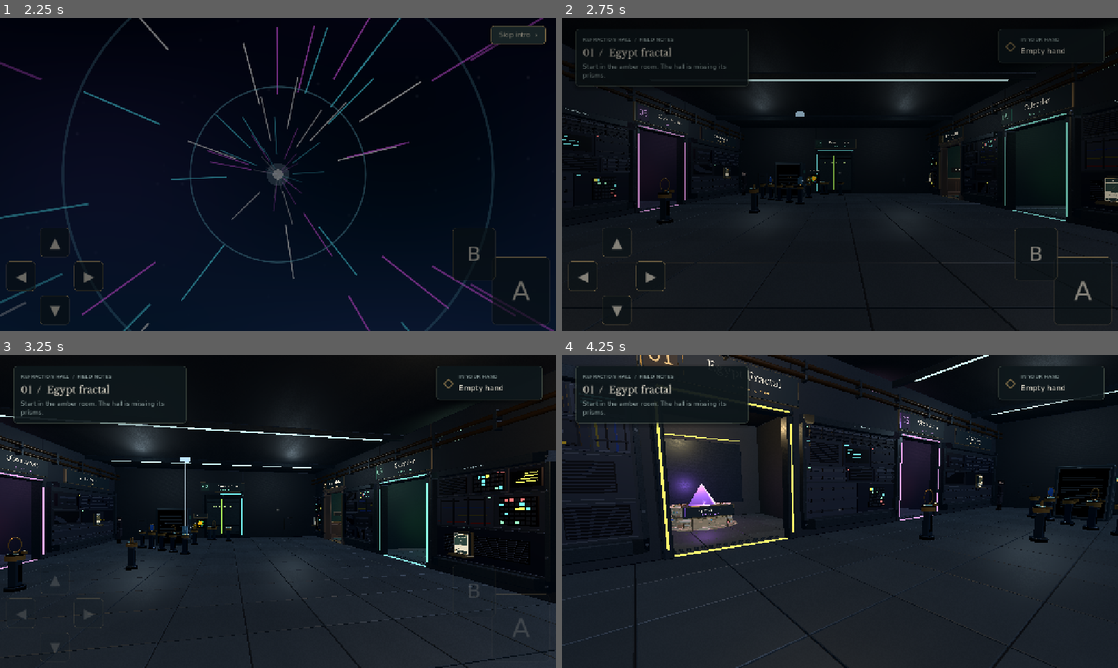
Above: before the commit, frames 1-4 (two rows, left to right).
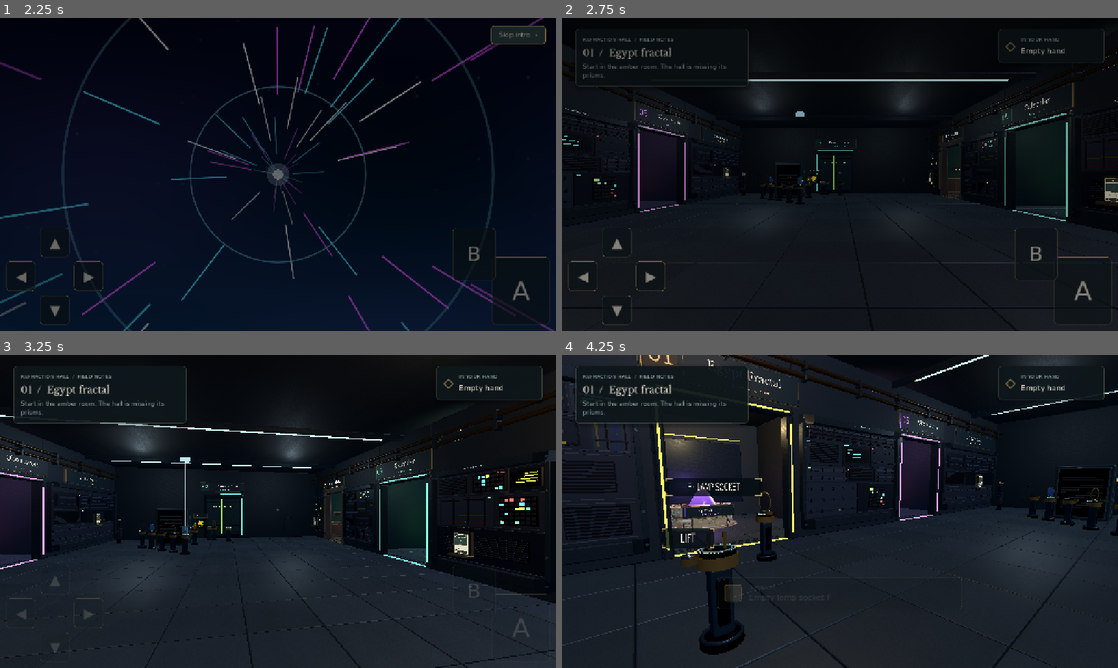
Above: after the commit, the same moments.

Repository: amberwhitehead/pass-the-game
Game: Godot game, scene res://scenes/title/title.tscn
Two runs of this game, one before a commit and one after it. Both use one fixed random seed, a clock stepped at 60 frames per second and the inputs below.
Inputs (mouse positions are in pixels of both pictures, inside the frame that each line leads up to):
- Up to frame 1 (2.25 s): click "New game" at 0.5 s; click "Skip intro ›" at 1.25 s; click "Skip intro ›" at 2 s
- Up to frame 2 (2.75 s): no input
- Up to frame 3 (3.25 s): tap Enter at 2.75 s; move the mouse to (400, 495) at 2.77 s; hold Right (move_right) from 2.78 s (still down); hold E (interact) from 2.78 s (still down); click (400, 495) at 2.92 s; tap Space (jump) at 3.02 s
- Up to frame 4 (4.25 s): tap Space (jump) at 3.32, 3.77, 4.07 s; move the mouse to (812, 511) at 3.52 s; release Right (move_right) at 3.53 s; release E (interact) at 3.53 s; hold W (move_up) from 3.53 s (still down); tap Enter at 3.6 s; click (812, 511) at 3.67 s

Frame 1 is identical in both runs. In frame 2, 0.2% of the frame differs, in the area x 17-36%, y 51-66%; in frame 3, 0.4%; in frame 4, 3.3%, in the area x 18-89%, y 39-96%.

Commit message:
Revisit playtest fixes: the beam enters Egypt's room, Fuse within reach
- The sun disc moves inside Egypt's room, on its east wall. Lamp socket F and
  lens mount N now line up with it through the doorway, and the optics model
  lets a beam carry on into that room.
- Fuse naps on the floor in the relay cabinet's warm exhaust instead of on
  top of it, out of reach. A test now finds him (and the tray) through the
  player's own targeting.
- The "From 1955" tray sits on the Workshop platform's tabletop; the
  TV-and-cat trophy is gone.
- The Engineer's hall lines change after the Workshop is won.

Co-Authored-By: Claude Opus 5.5 <noreply@anthropic.com>

Diff:
--- a/godot/autoload/minigames.gd
+++ b/godot/autoload/minigames.gd
@@ -19,8 +19,7 @@
 		"trophy": "res://minigames/newton/newton_trophy.gd"},
 	"turing": {"title": "Roman Flow", "scene": "res://minigames/turing/turing.tscn",
 		"trophy": "res://minigames/turing/aqueduct.gd"},
-	"workshop": {"title": "The Engineer's Workshop", "scene": "res://minigames/workshop/workshop.tscn",
-		"trophy": "res://minigames/workshop/workshop_trophy.gd"},
+	"workshop": {"title": "The Engineer's Workshop", "scene": "res://minigames/workshop/workshop.tscn"},
 	# The secret room's arcade cabinet: never won, so it adds no progress.
 	"arcade": {"title": "CHRONO RAIDER", "scene": "res://minigames/arcade/arcade.tscn"},
 }
--- a/godot/minigames/workshop/channels.gd
+++ b/godot/minigames/workshop/channels.gd
@@ -124,7 +124,7 @@
 			draw_circle(head + Vector2(x, 2), 3.0, Ink.OUTLINE)
 
 
-## The hall, blue and dim, and Fuse asleep on top of a warm relay cabinet.
+## The hall, blue and dim, and Fuse asleep on the floor in a relay cabinet's warm exhaust.
 class HallNap extends ChannelScene:
 	var _cat: Node2D
 
@@ -137,7 +137,7 @@
 		_cat.pose = "sleep"
 		_cat.lid = true
 		_cat.yarn = true
-		_cat.position = Vector2(1020, 430)
+		_cat.position = Vector2(1300, 760)
 		_cat.scale = Vector2(1.4, 1.4)
 		add_child(_cat)
 
@@ -155,9 +155,11 @@
 			draw_circle(Vector2(890 + k * 50, 640), 7, [Color("ff6a4a"), Color("6aff9a"), Color("ffd84a")][k % 3].darkened(0.2 if int(t * 3.0 + k) % 2 == 0 else 0.6))
 		# A green beam far behind, for scale.
 		draw_line(Vector2(380, 330), Vector2(1680, 300), Color(0.2, 1, 0.47, 0.35), 5.0)
-		# Warm air rising off the cabinet.
+		# Warm air blowing out of the cabinet's side vent, over the cat.
+		for k in 4:
+			Ink.line(self, PackedVector2Array([Vector2(1200, 600 + k * 22), Vector2(1240, 600 + k * 22)]), Color("1e2c30"), 4.0, 730 + k)
 		for k in 4:
 			var ph := fmod(t * 0.5 + k * 0.25, 1.0)
-			var x := 880.0 + k * 90.0
-			Ink.line(self, PackedVector2Array([Vector2(x, 430 - ph * 120), Vector2(x + 10, 400 - ph * 120), Vector2(x, 370 - ph * 120)]),
+			var y := 610.0 + k * 22.0
+			Ink.line(self, PackedVector2Array([Vector2(1210 + ph * 140, y), Vector2(1240 + ph * 140, y - 10), Vector2(1270 + ph * 140, y)]),
 				Color(1, 0.8, 0.5, 0.35 * (1.0 - ph)), 3.0, 720 + k)
--- a/godot/minigames/workshop/workshop_trophy.gd
+++ /dev/null
@@ -1,77 +0,0 @@
-extends Node3D
-## What the Workshop leaves on its platform once won: the Futurescope, still glowing, and
-## Fuse sitting in his box. Units are the platform model's (surface at y = 0).
-
-const Geometry := preload("res://scenes/escape/hub_geometry.gd")
-
-
-static func build(_result: Dictionary) -> Node3D:
-	var t := new()
-	t._make()
-	t.scale = Vector3.ONE * 2.2
-	return t
-
-
-func _make() -> void:
-	var wood := Geometry.material(Color("8b5a36"))
-	var dark := Geometry.material(Color("2a2622"))
-	var chrome := Geometry.material(Color("c7cfd0"), 0.8)
-	var screen := Geometry.material(Color("5fc8c0"), 0.0, 0.7)
-	var cardboard := Geometry.material(Color("c49a62"))
-	var ginger := Geometry.material(Color("d9833a"))
-	# The Futurescope.
-	var tv := Node3D.new()
-	tv.position = Vector3(-0.32, 0, 0)
-	tv.rotation.y = 0.25
-	add_child(tv)
-	Geometry.box(tv, Vector3(0, 0.3, 0), Vector3(0.72, 0.56, 0.46), wood)
-	Geometry.box(tv, Vector3(-0.07, 0.31, 0.225), Vector3(0.5, 0.4, 0.02), dark)
-	Geometry.box(tv, Vector3(-0.07, 0.31, 0.24), Vector3(0.44, 0.33, 0.02), screen)
-	for k in 2:
-		Geometry.box(tv, Vector3(0.27, 0.42 - k * 0.14, 0.235), Vector3(0.08, 0.08, 0.03), chrome)
-	for side in [-1.0, 1.0]:
-		var ear := Geometry.box(tv, Vector3(side * 0.12, 0.76, 0), Vector3(0.02, 0.42, 0.02), chrome)
-		ear.rotation.z = side * -0.45
-	var glow := OmniLight3D.new()
-	glow.light_color = Color("8fe8e0")
-	glow.light_energy = 0.6
-	glow.omni_range = 1.2
-	glow.position = Vector3(-0.07, 0.31, 0.5)
-	tv.add_child(glow)
-	# Fuse in his box.
-	var box := Node3D.new()
-	box.position = Vector3(0.42, 0, 0.12)
-	box.rotation.y = -0.3
-	add_child(box)
-	Geometry.box(box, Vector3(0, 0.17, 0), Vector3(0.42, 0.34, 0.42), cardboard)
-	for side in [-1.0, 1.0]:
-		var flap := Geometry.box(box, Vector3(side * 0.27, 0.36, 0), Vector3(0.16, 0.02, 0.4), cardboard)
-		flap.rotation.z = side * 0.6
-	var head := MeshInstance3D.new()
-	var sphere := SphereMesh.new()
-	sphere.radius = 0.15
-	sphere.height = 0.27
-	head.mesh = sphere
-	head.material_override = ginger
-	head.position = Vector3(0, 0.42, 0.04)
-	box.add_child(head)
-	for side in [-1.0, 1.0]:
-		var ear := MeshInstance3D.new()
-		var prism := PrismMesh.new()
-		prism.size = Vector3(0.09, 0.11, 0.04)
-		ear.mesh = prism
-		ear.material_override = ginger
-		ear.position = Vector3(side * 0.08, 0.56, 0.04)
-		ear.rotation.z = side * -0.25
-		box.add_child(ear)
-	# The sardine-tin lid, still on his ear.
-	var lid := MeshInstance3D.new()
-	var disc := CylinderMesh.new()
-	disc.top_radius = 0.06
-	disc.bottom_radius = 0.06
-	disc.height = 0.01
-	lid.mesh = disc
-	lid.material_override = chrome
-	lid.position = Vector3(0.1, 0.62, 0.04)
-	lid.rotation.z = -0.6
-	box.add_child(lid)
--- a/godot/scenes/escape/optics_controller.gd
+++ b/godot/scenes/escape/optics_controller.gd
@@ -62,6 +62,7 @@
 	add_child(_lamp_beams)
 	sun_disc = SunDisc.new()
 	sun_disc.position = Model.world(Model.SUN_DISC, 0)
+	sun_disc.rotation.y = -PI / 2.0   # On Egypt's east wall, facing west into the room.
 	add_child(sun_disc)
 	aiming = Aiming.new()
 	aiming.name = "Aiming"
@@ -206,7 +207,7 @@
 	if lamp_result.get("won", false) and not bool(Game.get_flag("egypt_sun_restored", false)):
 		TimeLink.fix("egypt_dark")
 		Sound.play_at("receiver", Model.world(Model.SUN_DISC), self)
-		message.emit("Sunlight! The disc by Egypt's door blazes gold.")
+		message.emit("Sunlight pours through Egypt's doorway. The sun disc blazes gold.")
 		sun_restored.emit()
 	changed.emit()
 
--- a/godot/scenes/escape/optics_model.gd
+++ b/godot/scenes/escape/optics_model.gd
@@ -3,16 +3,23 @@
 ## portable prisms always turn left or right by exactly ninety degrees.
 ##
 ## A second, later light: the 1955 flashlight (sent through the Workshop's ring) fits the
-## lamp socket F. Its own beam is traced separately and only counts at the sun disc by
-## Egypt's doorway, which wants sunlight: yellow. It never opens Door 2.
+## lamp socket F. Its own beam is traced separately and only counts at the sun disc on
+## the east wall inside Egypt's room, through its doorway; the disc wants sunlight:
+## yellow. It never opens Door 2. F, N and the disc lie on one line through the doorway.
 
 const SOURCE := Vector2.ZERO
 const RECEIVER := Vector2(10, 0)
 const SOCKETS := {"A": Vector2(2, 2), "B": Vector2(7, -3), "C": Vector2(4, 4), "D": Vector2(9, -1)}
-const MOUNTS := {"J": Vector2(5, 0), "K": Vector2(3, 3), "L": Vector2(1, 1), "M": Vector2(8.5, -1.5), "N": Vector2(-7, 5)}
+const SUN_DISC := Vector2(-9.2, 12.85)            ## Inside Egypt's room, on its east wall.
+const EGYPT_DOOR := Vector2(-11.8, 8.7222222)      ## Where the line crosses Egypt's doorway.
+const MOUNTS := {"J": Vector2(5, 0), "K": Vector2(3, 3), "L": Vector2(1, 1), "M": Vector2(8.5, -1.5),
+	"N": EGYPT_DOOR - (SUN_DISC - EGYPT_DOOR) * 0.5}
 const LAMP_SOCKET := "F"
-const LAMP := Vector2(-4, 2)
-const SUN_DISC := Vector2(-10.6, 8.6)
+const LAMP := EGYPT_DOOR - (SUN_DISC - EGYPT_DOOR) * 1.3
+## Egypt's room (beyond the hall's north wall) and the span of its doorway, in model units:
+## a beam leaving the hall through the doorway carries on inside the room.
+const EGYPT_ROOM := Rect2(-17.5, 8.7222222, 8.4, 8.6)
+const EGYPT_DOORWAY := Vector2(-15.3, -11.3)
 const SUN_COLOR := 1   ## Yellow.
 const OBSTACLE := Rect2(4.8, 0.6, 2.4, 2.6)
 const WORLD_SCALE := 0.72
@@ -189,10 +196,22 @@
 
 
 func _room_distance(origin: Vector2, direction: Vector2) -> float:
+	var inside_egypt := EGYPT_ROOM.has_point(origin) and origin.y > ROOM.end.y + 0.001
+	var distance := _rect_exit(origin, direction, EGYPT_ROOM if inside_egypt else ROOM)
+	if not inside_egypt and direction.y > 0.0001:
+		var exit := origin + direction * distance
+		if absf(exit.y - ROOM.end.y) < 0.01 and exit.x > EGYPT_DOORWAY.x and exit.x < EGYPT_DOORWAY.y:
+			# Through Egypt's doorway: on to that room's far walls.
+			var through := EGYPT_ROOM.merge(Rect2(exit.x, ROOM.position.y, 0, ROOM.size.y)).expand(origin)
+			distance = _rect_exit(origin, direction, through)
+	return distance
+
+
+func _rect_exit(origin: Vector2, direction: Vector2, box: Rect2) -> float:
 	var distance := 100.0
 	for axis in 2:
 		if absf(direction[axis]) > 0.0001:
-			var edge: float = ROOM.end[axis] if direction[axis] > 0 else ROOM.position[axis]
+			var edge: float = box.end[axis] if direction[axis] > 0 else box.position[axis]
 			var candidate := (edge - origin[axis]) / direction[axis]
 			if candidate > 0.01:
 				distance = minf(distance, candidate)
--- a/godot/scenes/escape/revisits.gd
+++ b/godot/scenes/escape/revisits.gd
@@ -4,10 +4,12 @@
 ##
 ##  - The ring tray: where things sent from the Engineer's 1955 workshop arrive, beside
 ##    the Workshop's portal ring. A carry slot, kept in step with TimeLink's tray flag.
-##  - Fuse: after the Workshop is won, the cat wanders out of the ring and naps on the
-##    warm optical relay cabinet. Petting him finds a card in his fur (a bonus card).
+##  - Fuse: after the Workshop is won, the cat wanders out of the ring and naps in the
+##    warm air behind the optical relay cabinet. Petting him finds a bonus card in his fur.
 ##  - Egypt's lost sun: after the Workshop is won, Egypt's room goes dark until the
-##    flashlight's yellow beam reaches the sun disc by its door (see optics_model.gd).
+##    flashlight's yellow beam, through its doorway, reaches the sun disc on its east
+##    wall (see optics_model.gd).
+##  - The Engineer's lines in the hall follow along.
 ##    Then the Egyptian's thanks, the Sun Scarab card, waits at the disc.
 ##
 ## room.gd adds this node and calls configure(); everything else happens here.
@@ -29,13 +31,15 @@
 var scarab: Interactable
 var _inventory: Node
 var _egyptian: Node
+var _engineer: Node
 var _egypt_lights := {}   ## OmniLight3D -> its normal energy
 var _darkness: MeshInstance3D   ## A shadow volume over Egypt's room while its sun is out.
 
 
-func configure(inventory: Node, workshop_station: Node3D, egyptian: Node) -> void:
+func configure(inventory: Node, workshop_station: Node3D, egyptian: Node, engineer: Node = null) -> void:
 	_inventory = inventory
 	_egyptian = egyptian
+	_engineer = engineer
 	name = "Revisits"
 	_build_tray(workshop_station)
 	MiniGames.ended.connect(func(_id: String, _r: Dictionary): refresh())
@@ -57,6 +61,7 @@
 		tray.set_item(TimeLink.tray_item())
 	_refresh_cat()
 	_refresh_egypt()
+	_refresh_engineer()
 
 
 # --- the ring tray ----------------------------------------------------------------------
@@ -66,8 +71,11 @@
 	tray.name = "RingTray"
 	add_child(tray)
 	tray.configure(_inventory, TimeLink.tray_item(), "any", "From 1955")
-	# On the floor in front of the platform, to the left: under the ring, in reach.
-	tray.global_transform = station.global_transform.translated_local(Vector3(-1.05, 0, 0.55))
+	# On the platform's tabletop, at its front edge, under the ring.
+	var top := station.get_node_or_null("Platform")
+	var height: float = top.global_position.y if top else 0.8
+	tray.global_transform = station.global_transform.translated_local(Vector3(0, 0, 0.5))
+	tray.global_position.y = height
 	tray.changed.connect(func(item: String): TimeLink.set_tray_item(item))
 	tray.message.connect(func(text: String): message.emit(text))
 
@@ -80,9 +88,10 @@
 		cat = HallCat.new()
 		cat.name = "Fuse"
 		add_child(cat)
-		var engine_top := Model.world(Model.OBSTACLE.get_center(), 2.4)
-		cat.global_position = engine_top + Vector3(-0.2, 0, 0.3)
-		cat.rotation.y = PI - 0.4   # Facing back into the hall.
+		# On the floor behind the relay cabinet, in its warm exhaust: in reach, out of the way.
+		var engine := Model.world(Model.OBSTACLE.get_center(), 0)
+		cat.global_position = engine + Vector3(0.3, 0, -1.35)
+		cat.rotation.y = PI * 0.75
 		cat.petted.connect(_on_cat_petted)
 	elif not loose and cat != null:
 		cat.queue_free()
@@ -96,6 +105,24 @@
 		message.emit("Fuse rolls over. A card was stuck in his fur: Fuse joins your deck. Take it to Older Brother.")
 	else:
 		message.emit("Fuse purrs, and doesn't open his eyes.")
+
+
+# --- the Engineer ----------------------------------------------------------------------
+
+func _refresh_engineer() -> void:
+	if _engineer == null or not Game.completed_minigames.has("workshop"):
+		return
+	var lines: Array[String] = []
+	if TimeLink.is_active("fuse_loose"):
+		lines.append("Fuse slipped out through the ring. Ginger, lid on one ear. He likes warm machinery.")
+	else:
+		lines.append("You found Fuse! He's taken to the hall, apparently. Very modern of him.")
+	if TimeLink.is_active("egypt_dark"):
+		lines.append("The Futurescope picks up other rooms now. Come through and have a look.")
+	elif bool(Game.get_flag("egypt_sun_restored", false)):
+		lines.append("Sunlight from my flashlight! I always said it had a good beam.")
+	_engineer.lines.assign(lines)
+	_engineer.lines_repeat.assign(lines)
 
 
 # --- Egypt's sun ------------------------------------------------------------------------
@@ -129,8 +156,8 @@
 		scarab.name = "ScarabCard"
 		scarab.configure("scarab")
 		add_child(scarab)
-		scarab.global_position = Model.world(Model.SUN_DISC, 0.7) + Vector3(0.75, 0, 0.35)
-		scarab.rotation.y = 0.0
+		scarab.global_position = Model.world(Model.SUN_DISC, 0.5) + Vector3(-0.1, 0, 0.75)
+		scarab.rotation.y = -PI / 2.0
 		scarab.message.connect(func(text: String): message.emit(text))
 
 
--- a/godot/scenes/escape/sun_disc.gd
+++ b/godot/scenes/escape/sun_disc.gd
@@ -1,6 +1,5 @@
 extends Node3D
-## The sun disc beside Egypt's doorway: a bronze disc on the hall's north wall that
-## wants sunlight. Dark until the 1955 flashlight's beam reaches it through the yellow
+## The sun disc inside Egypt's room, on its east wall: a bronze disc that wants sunlight. Dark until the 1955 flashlight's beam reaches it through the yellow
 ## lens; then it blazes, and Egypt's room has its light back (autoload/time_link.gd).
 
 const Geometry := preload("res://scenes/escape/hub_geometry.gd")
--- a/godot/scenes/room/room.gd
+++ b/godot/scenes/room/room.gd
@@ -54,7 +54,7 @@
 	# Changes in the hall after other rooms are won; see docs/INTERCONNECTION.md.
 	revisits = Revisits.new()
 	add_child(revisits)
-	revisits.configure(inventory, $Challenge1, $Egyptian)
+	revisits.configure(inventory, $Challenge1, $Egyptian, $Engineer)
 	revisits.message.connect(hud.notify)
 	optics.sun_restored.connect(revisits.refresh)
 	var secret := SecretRoom.new()
--- a/godot/tests/revisits_test.gd
+++ b/godot/tests/revisits_test.gd
@@ -45,7 +45,8 @@
 	_expect(egypt_light and egypt_light.light_energy < full * 0.5, "Egypt's room has gone dark")
 	_expect(revisits.cat != null, "Fuse naps in the hall")
 
-	# Fuse.
+	# Fuse, reached the way a player would: standing near him and looking at him.
+	_expect(await _targets(revisits.cat), "Standing by Fuse and looking at him, E would pet him")
 	revisits.cat.interact(null)
 	_expect("fuse" in _game.collected_cards and not TimeLink.is_active("fuse_loose"), "Petting Fuse finds the Fuse card")
 	_expect(Progression.owned(_game.collected_cards).is_empty(), "The bonus card isn't counted among the hall's five")
@@ -75,6 +76,7 @@
 	revisits = _room.revisits
 	var hand: Node = _room.inventory
 	_expect(revisits.tray.slot_item == "flashlight", "The flashlight waits in the ring tray")
+	_expect(await _targets(revisits.tray), "The tray on the tabletop can be reached")
 	revisits.tray.interact(null)
 	_expect(hand.held_item == "flashlight" and TimeLink.tray_item() == "", "Taking it empties the tray")
 	var optics: Node3D = _room.optics
@@ -125,6 +127,26 @@
 		await process_frame
 
 
+## Puts the player 1.3 m from `thing`, looking at it, and asks who E would use.
+func _targets(thing: Node3D) -> bool:
+	var player: Node3D = _room.get_node("Player")
+	var point: Vector3 = thing.get_focus_position()
+	var away := Vector3(point.x - 1.3, 0.0, point.z + 0.4)
+	for candidate in [Vector3(-1.3, 0, 0.4), Vector3(1.3, 0, 0.4), Vector3(0, 0, 1.3), Vector3(0, 0, -1.3), Vector3(0.9, 0, 0.9), Vector3(-0.9, 0, -0.9)]:
+		away = Vector3(point.x, 0.0, point.z) + candidate
+		player.global_position = away
+		var flat := Vector3(point.x - away.x, 0, point.z - away.z)
+		player.rotation.y = atan2(-flat.x, -flat.z)
+		var eye: Vector3 = player.camera.global_position
+		player.camera.rotation.x = clampf(atan2(point.y - eye.y, flat.length()), -player.max_pitch, player.max_pitch)
+		for i in 3:
+			await physics_frame
+			await process_frame
+		if player.target == thing:
+			return true
+	return false
+
+
 func _egypt_light(revisits: Node3D) -> OmniLight3D:
 	for light in revisits._egypt_lights:
 		if is_instance_valid(light):
Not shown, removed: godot/minigames/workshop/workshop_trophy.gd.uid
Not shown, changed: docs/INTERCONNECTION.md
